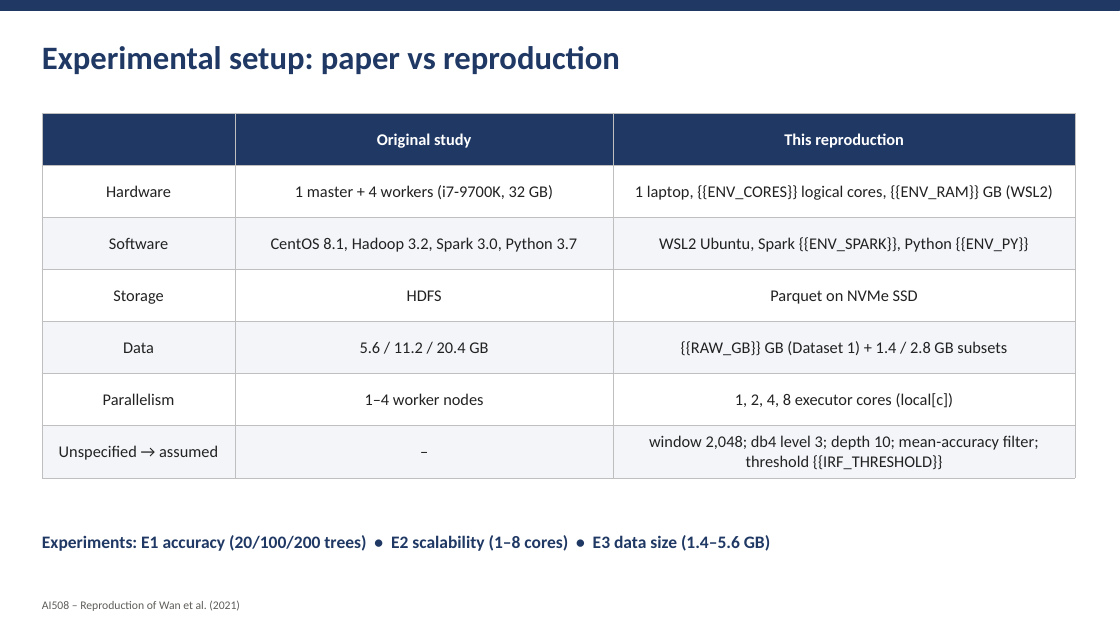
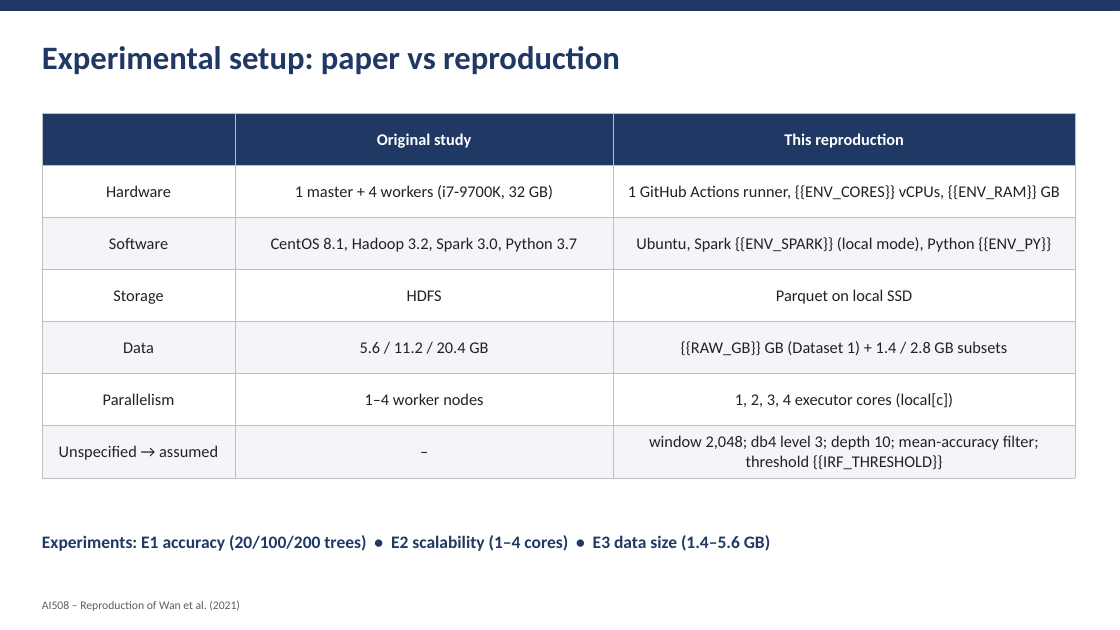
Before and after one commit to amnaaljasmi701/ai508-bearing-irf-reproduction, a slide deck: slide 5 of report/presentation_template.pptx. Drawn at 1120x630 pixels with LibreOffice and Linux fonts; fonts in the diff are those of the drawing. Boxes give left, top, right and bottom in pixels: in the first picture for what was removed or moved away, otherwise in the second. Text is boxed around its words. In the diff, an @@ line names an element or a change of style, - is before the commit and + after.

Commit message:
Add supplementary time-blocked split check (E1b); update report templates for the 4-core runner [run extra]

```diff
--- a/report/presentation_template.pptx
+++ b/report/presentation_template.pptx
@@ table at <box>42,113,1075,474</box> @@
-row 2, column 3: 1 laptop, {{ENV_CORES}} logical cores, {{ENV_RAM}} GB (WSL2)
+row 2, column 3: 1 GitHub Actions runner, {{ENV_CORES}} vCPUs, {{ENV_RAM}} GB
-row 3, column 3: WSL2 Ubuntu, Spark {{ENV_SPARK}}, Python {{ENV_PY}}
+row 3, column 3: Ubuntu, Spark {{ENV_SPARK}} (local mode), Python {{ENV_PY}}
-row 4, column 3: Parquet on NVMe SSD
+row 4, column 3: Parquet on local SSD
-row 6, column 3: 1, 2, 4, 8 executor cores (local[c])
+row 6, column 3: 1, 2, 3, 4 executor cores (local[c])
@@ text at <box>42,535,770,551</box>: text changed @@
-Experiments: E1 accuracy (20/100/200 trees) • E2 scalability (1–8 cores) • E3 data size (1.4–5.6 GB)
+Experiments: E1 accuracy (20/100/200 trees) • E2 scalability (1–4 cores) • E3 data size (1.4–5.6 GB)
```
Also in this commit, not shown: 2 other slides changed, 9 other files.
